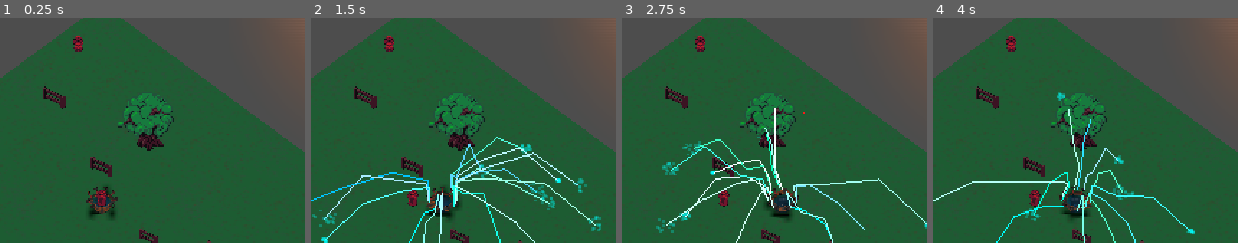
Above: before the commit, frames 1-4 (left to right).
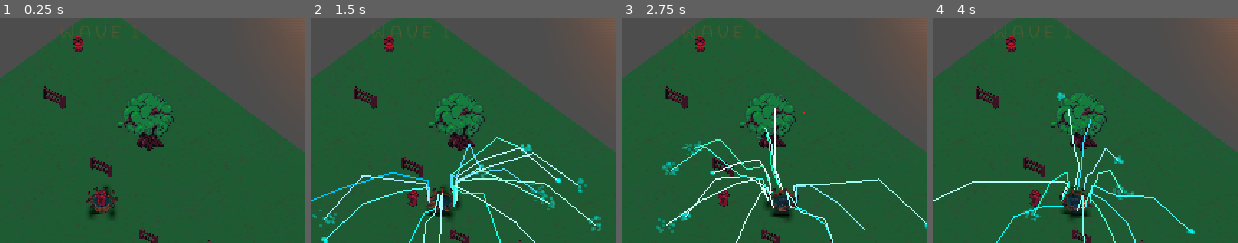
Above: after the commit, the same moments.

Repository: Gamkedo/terminus-2k28
Game: Godot game, scene res://Scenes - Levels/areaArcade.tscn
The game is run twice, just before and just after one commit, with the same random seed, the same clock (stepped at 60 frames per second) and the same inputs. This scene is started directly instead of the project's main scene.
Inputs (mouse positions are % of the whole screen's width and height, from its top left):
- Up to frame 1 (0.25 s): no input
- Up to frame 2 (1.5 s): tap Enter at 0.5 s; move the mouse to (78, 45) at 0.52 s; press the mouse at (78, 45) at 0.53 s; hold D (walk_right) 0.53-1.25 s; release the mouse at (78, 45) at 1.25 s; drag from (23, 55) to (43, 70) at 1.27 s
- Up to frame 3 (2.75 s): move the mouse to (62, 28) at 2.02 s; press the mouse at (62, 28) at 2.03 s; hold D (walk_right) from 2.03 s (still down)
- Up to frame 4 (4 s): release D (walk_right) at 2.75 s; release the mouse at (62, 28) at 2.75 s; drag from (43, 70) to (10, 35) at 2.77 s; move the mouse to (89, 65) at 3.52 s; press the mouse at (89, 65) at 3.53 s; hold A (walk_left) from 3.53 s (still down)
The pictures show only the part of the screen within x 33-82%, y 7-57%; the shares and areas given below are measured in that part.

The runs differ from the first frame. In frame 1, 0.1% of the frame differs, in the area x 20-45%, y 3-9%; in frame 2, 0.1%; in frame 3, 0.1%; in frame 4, 0.1%.

Commit message:
Added wave counter to score GUI
- Wave counter now displayed in arcade and immersive mode
- Temporarily removed 3D nuclear plant model from immersive mode scene

Diff:
--- a/Scenes - Levels/areaArcade.tscn
+++ b/Scenes - Levels/areaArcade.tscn
@@ -155,7 +155,7 @@
 
 [sub_resource type="WorldBoundaryShape3D" id="WorldBoundaryShape3D_seirn"]
 
-[node name="Node3D" type="Node3D" unique_id=881090372 node_paths=PackedStringArray("enemy_spawner")]
+[node name="ArcadeScene" type="Node3D" unique_id=881090372 node_paths=PackedStringArray("enemy_spawner")]
 script = ExtResource("1_8mmtw")
 enemy_spawner = NodePath("EnemySpawner")
 waves = Array[ExtResource("2_m4my6")]([SubResource("Resource_w32vy"), SubResource("Resource_oksh5"), SubResource("Resource_4xej6"), SubResource("Resource_11dll")])
@@ -192,7 +192,7 @@
 
 [node name="ScreenBezelCorners" parent="." unique_id=121658769 instance=ExtResource("8_b4wml")]
 
-[node name="ScoreGUI" parent="." unique_id=924242711 instance=ExtResource("9_pbum0")]
+[node name="get" parent="." unique_id=924242711 instance=ExtResource("9_pbum0")]
 
 [node name="SceneryPlacer" type="Node3D" parent="." unique_id=1323754423]
 script = ExtResource("10_tfrqe")
--- a/Scenes - Levels/areaImmersive.tscn
+++ b/Scenes - Levels/areaImmersive.tscn
@@ -11,7 +11,6 @@
 [ext_resource type="PackedScene" uid="uid://d1grs1gs3wxkx" path="res://Scenes - Objects/example_obstacle.tscn" id="6_mhi1n"]
 [ext_resource type="PackedScene" uid="uid://b5v6q4hcakfxg" path="res://Scenes - UI/scoreGUI.tscn" id="7_8go4e"]
 [ext_resource type="PackedScene" uid="uid://bsqax7a47vrc6" path="res://Scenes - UI/game_over.tscn" id="9_n8psh"]
-[ext_resource type="PackedScene" uid="uid://dntgoi1wtjkxd" path="res://Models (game format)/3d_nuclear_power_plant.glb" id="9_uxmqf"]
 [ext_resource type="Script" uid="uid://c7pgxg3avlvxo" path="res://Scripts/gameplay/level_manager/enemy_spawner.gd" id="14_rhcrj"]
 
 [sub_resource type="Resource" id="Resource_l0x6y"]
@@ -107,7 +106,7 @@
 
 [sub_resource type="WorldBoundaryShape3D" id="WorldBoundaryShape3D_x0v8i"]
 
-[node name="Node3D" type="Node3D" unique_id=881090372 node_paths=PackedStringArray("enemy_spawner")]
+[node name="ImmersiveScene" type="Node3D" unique_id=881090372 node_paths=PackedStringArray("enemy_spawner")]
 script = ExtResource("1_w8v52")
 enemy_spawner = NodePath("EnemySpawner")
 waves = Array[ExtResource("2_l51xd")]([SubResource("Resource_yxf03"), SubResource("Resource_le5v6"), SubResource("Resource_t0363"), SubResource("Resource_0jq83")])
@@ -229,9 +228,6 @@
 
 [node name="ScoreGUI" parent="." unique_id=1866250465 instance=ExtResource("7_8go4e")]
 
-[node name="3d_nuclear_power_plant" parent="." unique_id=1574620204 instance=ExtResource("9_uxmqf")]
-transform = Transform3D(0.016178988, 0, -0.9998691, 0, 1, 0, 0.9998691, 0, 0.016178988, -94.733154, 7.272583, -19.892082)
-
 [node name="GameOverScreen" parent="." unique_id=397520369 instance=ExtResource("9_n8psh")]
 
 [node name="EnemySpawner" type="Node" parent="." unique_id=999513965 node_paths=PackedStringArray("player")]
--- a/Scenes - Levels/areaSurvivor.tscn
+++ b/Scenes - Levels/areaSurvivor.tscn
@@ -34,7 +34,7 @@
 [sub_resource type="BoxShape3D" id="BoxShape3D_7tbbo"]
 size = Vector3(128, 1, 128)
 
-[node name="Node3D2" type="Node3D" unique_id=881090372]
+[node name="SurvivorScene" type="Node3D" unique_id=881090372]
 
 [node name="Environment" type="Node3D" parent="." unique_id=1062489120]
 
--- a/Scenes - UI/game_over.gd
+++ b/Scenes - UI/game_over.gd
@@ -16,4 +16,4 @@
 
 func _on_back_to_menu_pressed():
 	get_tree().paused = false
-	get_tree().change_scene_to_file("res://level_menu.tscn")
+	SceneChanger.change_scene("res://level_menu.tscn")
--- a/Scenes - UI/scoreGUI.tscn
+++ b/Scenes - UI/scoreGUI.tscn
@@ -5,11 +5,10 @@
 
 [node name="ScoreGUI" type="Control" unique_id=121658769]
 layout_mode = 3
-anchors_preset = 15
-anchor_right = 1.0
-anchor_bottom = 1.0
+anchors_preset = 5
+anchor_left = 0.5
+anchor_right = 0.5
 grow_horizontal = 2
-grow_vertical = 2
 script = ExtResource("1_t025o")
 
 [node name="CanvasLayer" type="CanvasLayer" parent="." unique_id=2014492969]
@@ -37,6 +36,17 @@
 label_settings = ExtResource("1_m3c8p")
 horizontal_alignment = 1
 
+[node name="WaveLabel" type="Label" parent="CanvasLayer/Score" unique_id=2050866487]
+unique_name_in_owner = true
+visible = false
+layout_mode = 0
+offset_left = -63.0
+offset_top = 43.0
+offset_right = 57.0
+offset_bottom = 86.0
+text = "WAVE 1"
+label_settings = ExtResource("1_m3c8p")
+
 [node name="Combo" type="Control" parent="CanvasLayer" unique_id=882236704]
 layout_mode = 3
 anchors_preset = 6
--- a/Scripts/gameplay/game_global.gd
+++ b/Scripts/gameplay/game_global.gd
@@ -14,6 +14,7 @@
 signal add_score(new_score: int)
 signal score_changed(new_score: int)
 signal combo_changed(new_combo: int)
+signal wave_changed(new_wave: int)
 signal game_over
 signal final_score(score: int)
 signal enemy_killed
--- a/Scripts/gameplay/level_manager/wave_manager.gd
+++ b/Scripts/gameplay/level_manager/wave_manager.gd
@@ -36,6 +36,7 @@
 	round_timer.start(30.0)
 	round_started.emit()
 	GameLogger.debug("Starting round %s" % round_number)
+	GameGlobal.wave_changed.emit(round_number)
 	_spawn_enemies()
 
 
--- a/Scripts/menus/score_gui.gd
+++ b/Scripts/menus/score_gui.gd
@@ -2,9 +2,11 @@
 
 @onready var scoreLabel: Label = %ScoreLabel
 @onready var comboLabel: Label = %ComboLabel
+@onready var waveLabel: Label = %WaveLabel
 
 var score: int = 0;
 var combo: int = 0;
+var wave: int = 1;
 
 func addScore(addThisNumber:int) -> void:
 	score += addThisNumber
@@ -16,10 +18,14 @@
 
 func setCombo(toThisNumber:int) -> void:
 	combo = toThisNumber
-	if combo==0:
+	if combo == 0:
 		comboLabel.text = ""
 	else:
 		comboLabel.text = "x" + str(combo) + " COMBO"
+
+func setWave(toThisNumber: int) -> void:
+	wave = toThisNumber
+	waveLabel.text = "WAVE " + str(wave)
 
 func _ready() -> void:
 	setScore(0)
@@ -29,7 +35,9 @@
 	GameGlobal.score_changed.connect(setScore)
 	GameGlobal.combo_changed.connect(setCombo)
 	GameGlobal.game_over.connect(send_game_over_score)
-	pass
+	GameGlobal.wave_changed.connect(setWave)
+	if get_tree().current_scene.name == "ArcadeScene" or get_tree().current_scene.name == "ImmersiveScene":
+		waveLabel.visible = true
 
 func _process(delta: float) -> void:
 	# TODO:
